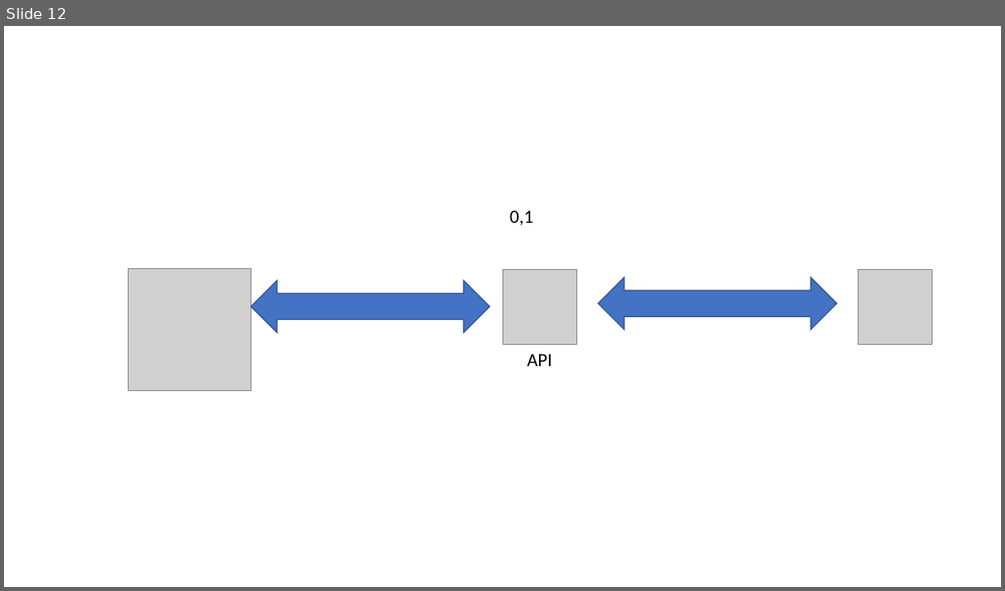
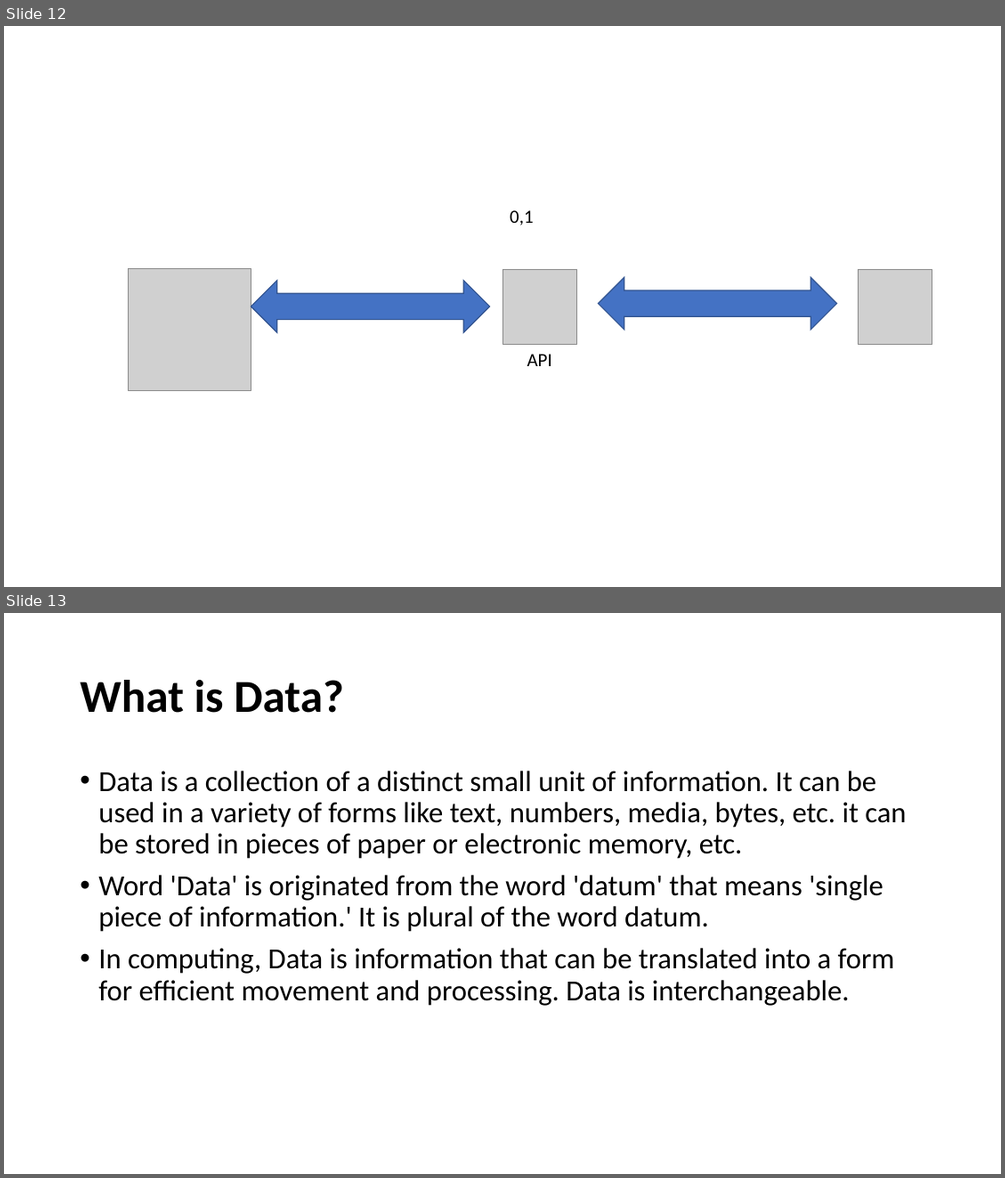
Before and after one commit to karthick1808/CDB20DW043, a slide deck: Introduction to Database Systems.pptx. Shown one above the other, each under a label of ours: slide 12 before the commit, slides 12 and 13 after it. The pictures are 1005x591 and 1005x1178 pixels, drawn with LibreOffice and Linux fonts; fonts in the diff are those of the drawing; grey boxes stand for pictures. Boxes give left, top, right and bottom in pixels: in the first picture for what was removed or moved away, otherwise in the second. Text is boxed around its words. In the diff, an @@ line names an element or a change of style, - is before the commit and + after.

```diff
--- a/Introduction to Database Systems.pptx
+++ b/Introduction to Database Systems.pptx
@@ slide 13 added at [4, 613, 1001, 1174], background #FFFFFF @@
@@ title added at [80, 680, 344, 713], 44 pt, text #000000, bold @@
+What is Data?
@@ text added at [98, 771, 906, 1005], 28 pt, text #000000 @@
+• Data is a collection of a distinct small unit of information. It can be used in a variety of forms like text, numbers, media, bytes, etc. it can be stored in pieces of paper or electronic memory, etc.
+• Word 'Data' is originated from the word 'datum' that means 'single piece of information.' It is plural of the word datum.
+• In computing, Data is information that can be translated into a form for efficient movement and processing. Data is interchangeable.
```
Also in this commit, not shown: 9 other slides added, 1 slide removed.
